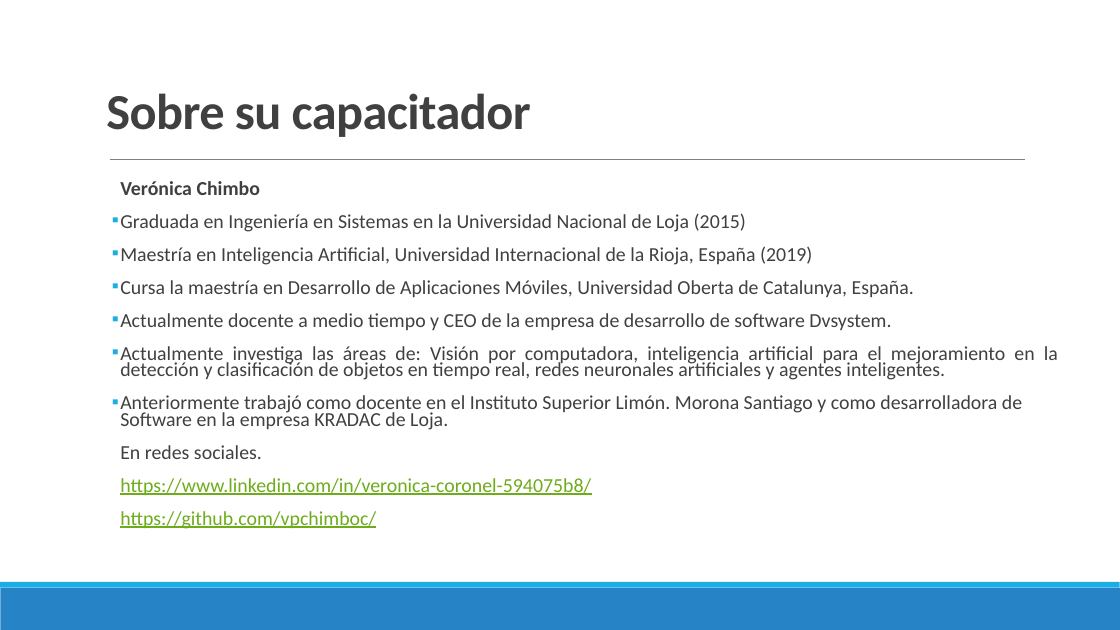
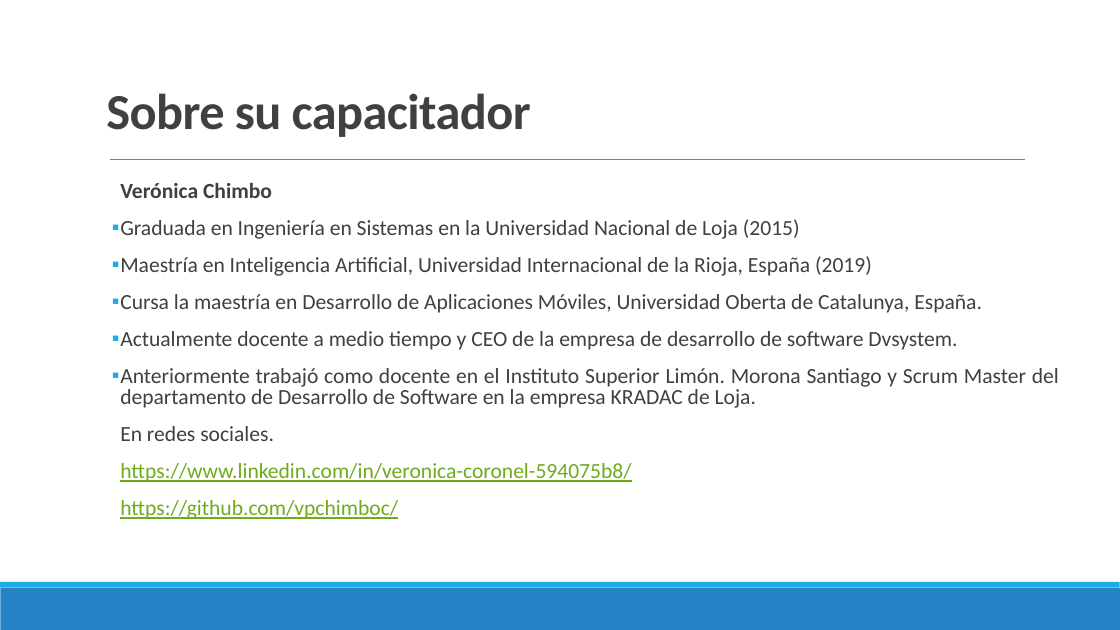
Before and after one commit to vpchimboc/CURSO-PYTHON-BASICO, a slide deck: slide 2 of Presentaciones/Indicaciones Generales.pptx (slide 4 before the commit). Drawn at 1120x630 pixels with LibreOffice and Linux fonts; fonts in the diff are those of the drawing. Boxes give left, top, right and bottom in pixels: in the first picture for what was removed or moved away, otherwise in the second. Text is boxed around its words. In the diff, an @@ line names an element or a change of style, - is before the commit and + after.

```diff
--- a/Presentaciones/Indicaciones Generales.pptx
+++ b/Presentaciones/Indicaciones Generales.pptx
@@ text at (x1=120, y1=183, x2=982, y2=519): size 17 to 18.5 pt in "Verónica Chimbo", "Graduada en Ingeniería en Sistemas en la ...", "Maestría en Inteligencia Artificial, Universidad Internacion ...", "Cursa la maestría en Desarrollo de Aplicaciones ..." and 4 more places; line spacing 0.7 to 0.8 @@
@@ text at (x1=120, y1=368, x2=1059, y2=408): text changed; size 17 to 18.5 pt @@
-▪ Actualmente investiga las áreas de: Visión por computadora, inteligencia artificial para el mejoramiento en la detección y clasificación de objetos en tiempo real, redes neuronales artificiales y agentes inteligentes.
-▪ Anteriormente trabajó como docente en el Instituto Superior Limón. Morona Santiago y como desarrolladora de Software en la empresa KRADAC de Loja.
+▪ Anteriormente trabajó como docente en el Instituto Superior Limón. Morona Santiago y Scrum Master del departamento de Desarrollo de Software en la empresa KRADAC de Loja.
```
Also in this commit, not shown: 1 slide removed, 34 other files.
